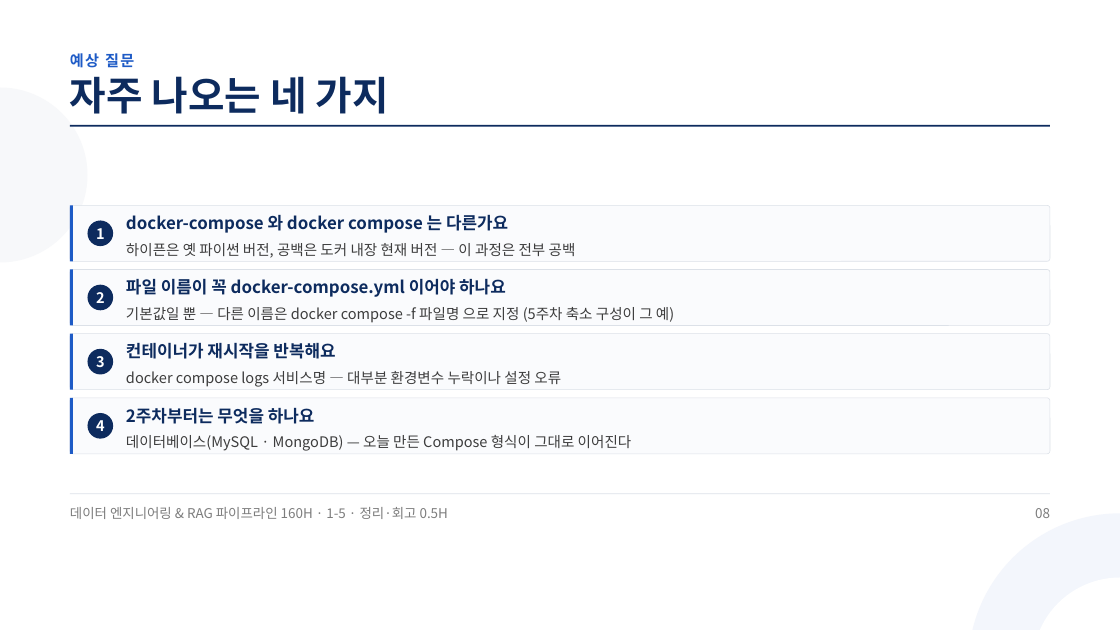
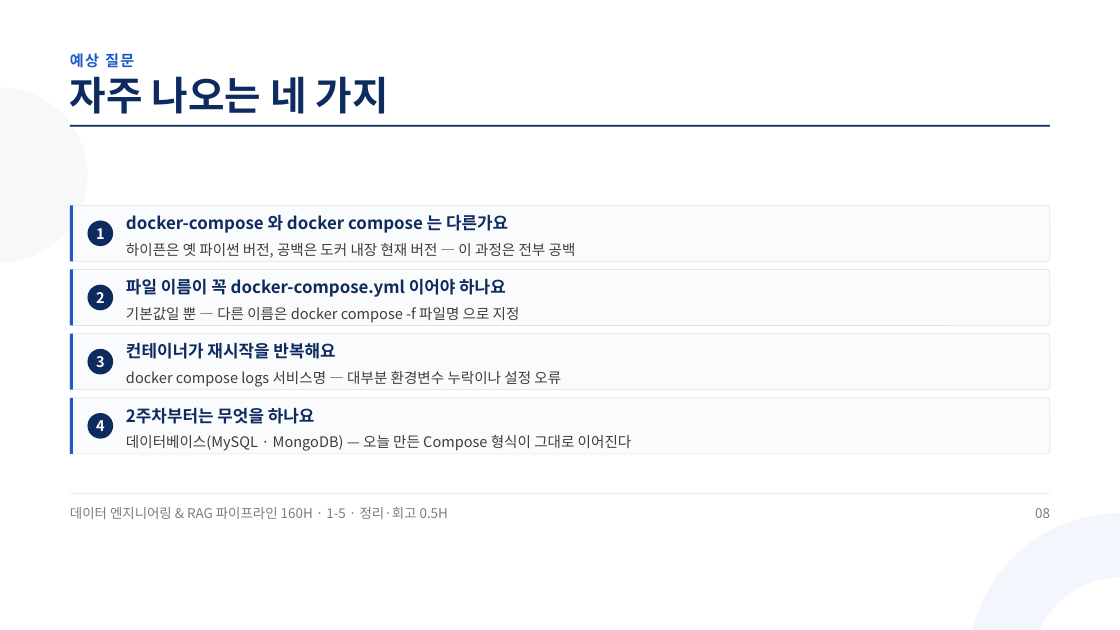
Before and after one commit to aebonlee/materials, a slide deck: slide 8 of data-eng/decks/w1d5s4.pptx. Drawn at 1120x630 pixels with LibreOffice and Linux fonts; fonts in the diff are those of the drawing. Boxes give left, top, right and bottom in pixels: in the first picture for what was removed or moved away, otherwise in the second. Text is boxed around its words. In the diff, an @@ line names an element or a change of style, - is before the commit and + after.

```diff
--- a/data-eng/decks/w1d5s4.pptx
+++ b/data-eng/decks/w1d5s4.pptx
@@ text at [126, 307, 520, 323]: text changed @@
-기본값일 뿐 — 다른 이름은 docker compose -f 파일명 으로 지정 (5주차 축소 구성이 그 예)
+기본값일 뿐 — 다른 이름은 docker compose -f 파일명 으로 지정
```
Also in this commit, not shown: 1 other slide changed, 9 other files.
